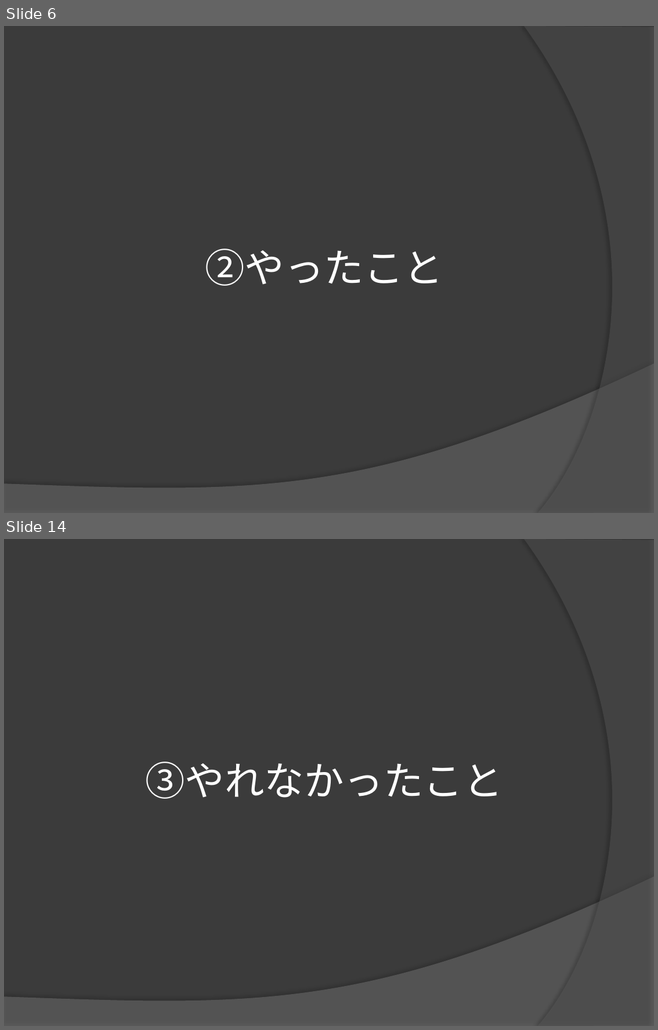
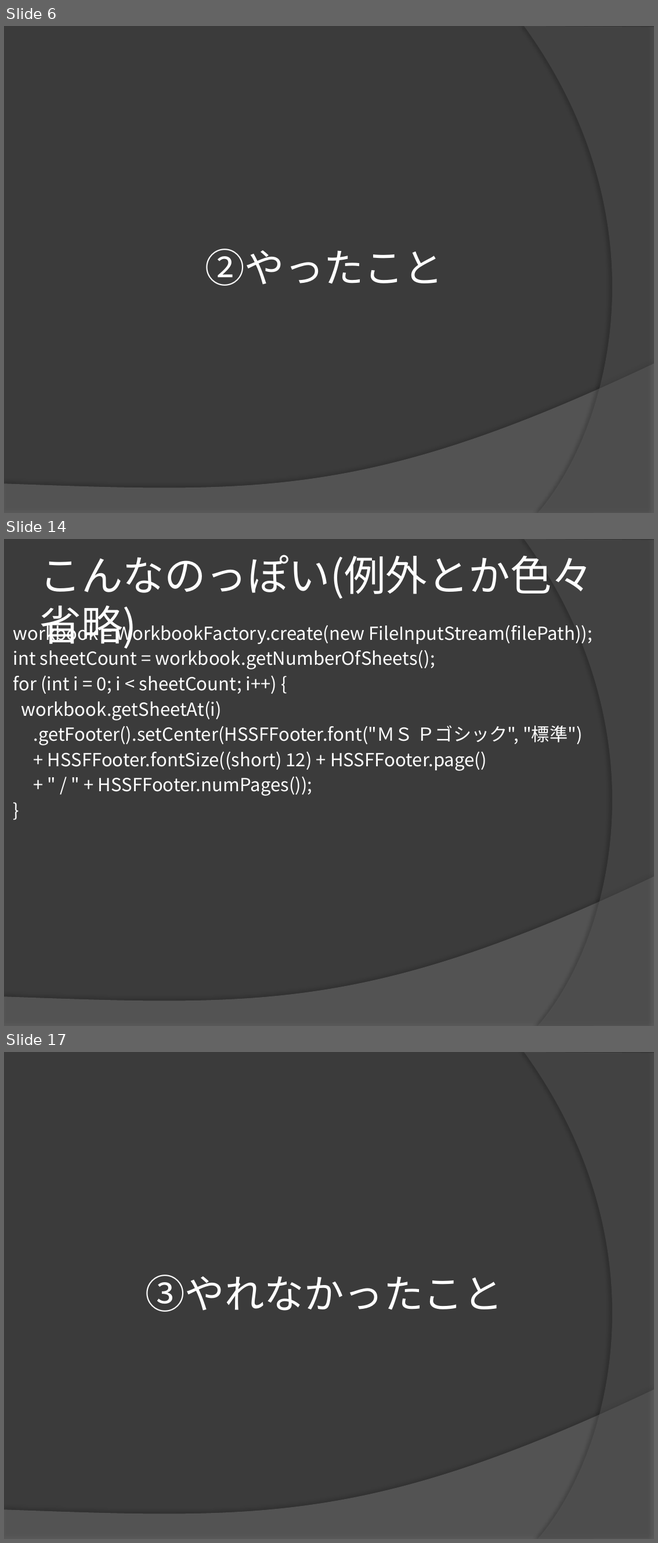
Before and after one commit to yuridonus/FEstudy, a slide deck: hateful_excel.pptx. Shown one above the other, each under a label of ours: slides 6 and 14 before the commit, slides 6, 14 and 17 after it; the slides between them are not shown. The pictures are 658x1030 and 658x1543 pixels, drawn with LibreOffice and Linux fonts; fonts in the diff are those of the drawing. Boxes give left, top, right and bottom in pixels: in the first picture for what was removed or moved away, otherwise in the second. Text is boxed around its words. In the diff, an @@ line names an element or a change of style, - is before the commit and + after.

```diff
--- a/hateful_excel.pptx
+++ b/hateful_excel.pptx
@@ slide 14 added at [4,539,654,1026], background #3B3B3B; not listed: 2 template elements that a slide beside it also shows @@
@@ title added at [40,555,593,651], 46 pt, text #FFFFFF @@
+こんなのっぽい(例外とか色々省略)
@@ text added at [13,621,593,796], 20 pt, text #FFFFFF @@
+workbook = WorkbookFactory.create(new FileInputStream(filePath));
+int sheetCount = workbook.getNumberOfSheets();
+for (int i = 0; i < sheetCount; i++) {
+workbook.getSheetAt(i)
+.getFooter().setCenter(HSSFFooter.font("ＭＳ Ｐゴシック", "標準")
++ HSSFFooter.fontSize((short) 12) + HSSFFooter.page()
++ " / " + HSSFFooter.numPages());
+}
@@ what was slide 14 is now slide 17 @@
```
Also in this commit, not shown: 7 slides changed, 6 other slides added, 3 slides removed.
